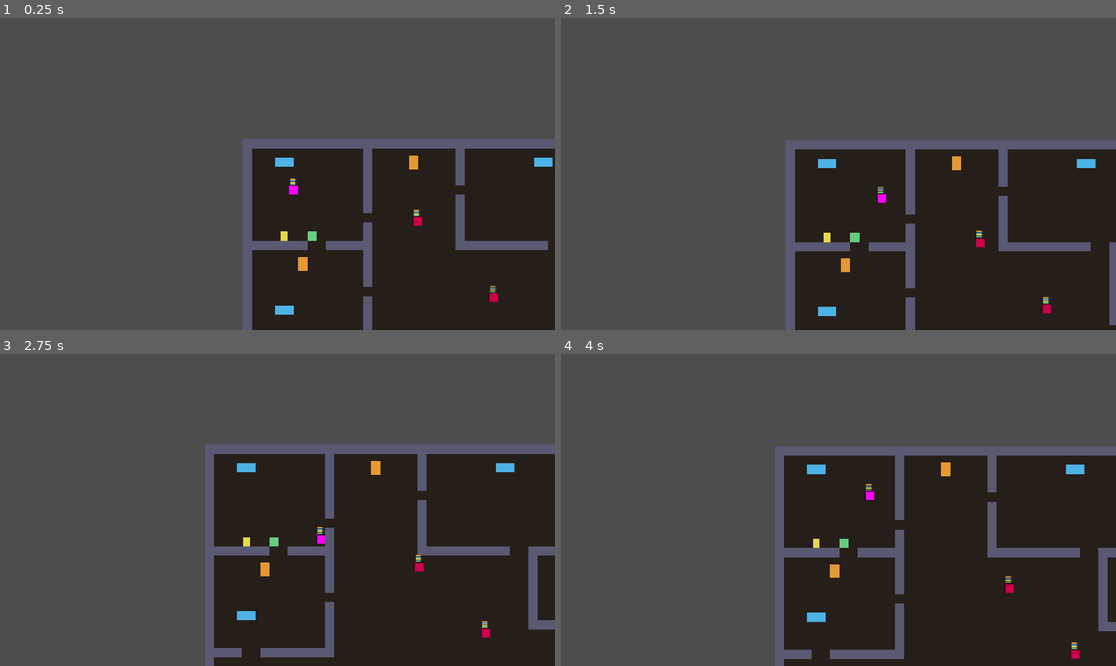
Above: before the commit, frames 1-4 (two rows, left to right).
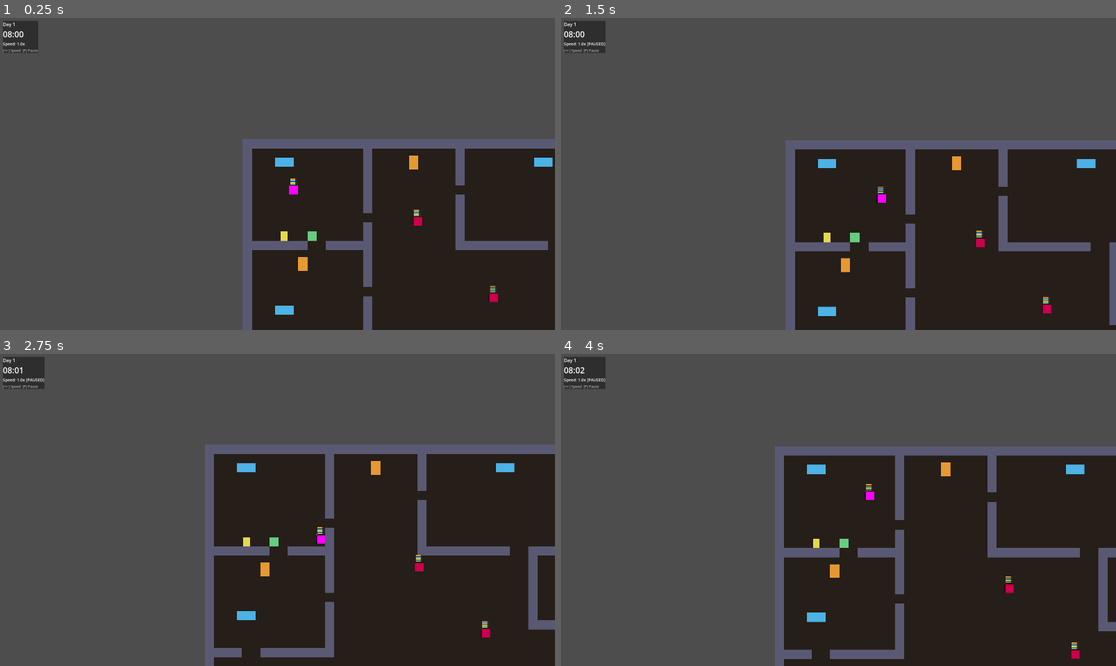
Above: after the commit, the same moments.

Repository: NikkiKoole/simgodot
Game: Godot game, scene res://scenes/main.tscn
The game is run twice, just before and just after one commit, with the same random seed, the same clock (stepped at 60 frames per second) and the same inputs.
Inputs:
- Up to frame 1 (0.25 s): no input
- Up to frame 2 (1.5 s): tap Enter at 0.5 s; hold D (move_right) 0.53-1.28 s; tap P at 0.6 s; hold S (move_down) from 1.28 s (still down); tap E (interact) at 1.35 s
- Up to frame 3 (2.75 s): tap P at 1.55, 2.1 s; release S (move_down) at 2.03 s; hold D (move_right) from 2.03 s (still down)
- Up to frame 4 (4 s): release D (move_right) at 2.78 s; hold W (move_up) 2.78-3.53 s; tap P at 2.85, 3.8 s; hold A (move_left) from 3.53 s (still down); tap E (interact) at 3.6 s

The runs differ from the first frame. In frame 1, 0.6% of the frame differs, in the area x 0-7%, y 0-12%; in frame 2, 0.7%; in frame 3, 0.7%, in the area x 0-9%, y 0-12%; in frame 4, 0.7%.

Commit message:
Add game clock system for controllable time speed
- Add GameClock class with day/hour/minute tracking and speed control
- Add ClockUI with visual time display (+/- to change speed, P to pause)
- Update Motive decay rates to use game minutes instead of real seconds
- Integrate game clock into Player and NPC for motive updates
- Motive fulfillment from objects now uses game time

Diff:
--- /dev/null
+++ b/scripts/clock_ui.gd
@@ -0,0 +1,77 @@
+class_name ClockUI
+extends CanvasLayer
+
+## Visual clock display and speed controls
+
+var game_clock: GameClock
+var time_label: Label
+var day_label: Label
+var speed_label: Label
+
+const SPEEDS := [0.5, 1.0, 2.0, 5.0, 10.0]
+var current_speed_index: int = 1  # Start at 1.0x
+
+func _ready() -> void:
+	# Create UI container
+	var panel := PanelContainer.new()
+	panel.position = Vector2(10, 10)
+	add_child(panel)
+
+	var vbox := VBoxContainer.new()
+	panel.add_child(vbox)
+
+	# Day label
+	day_label = Label.new()
+	day_label.text = "Day 1"
+	day_label.add_theme_font_size_override("font_size", 16)
+	vbox.add_child(day_label)
+
+	# Time label
+	time_label = Label.new()
+	time_label.text = "08:00"
+	time_label.add_theme_font_size_override("font_size", 28)
+	vbox.add_child(time_label)
+
+	# Speed label
+	speed_label = Label.new()
+	speed_label.text = "Speed: 1.0x"
+	speed_label.add_theme_font_size_override("font_size", 14)
+	vbox.add_child(speed_label)
+
+	# Instructions
+	var help_label := Label.new()
+	help_label.text = "[+/-] Speed  [P] Pause"
+	help_label.add_theme_font_size_override("font_size", 12)
+	help_label.modulate = Color(0.7, 0.7, 0.7)
+	vbox.add_child(help_label)
+
+func _process(_delta: float) -> void:
+	if game_clock == null:
+		return
+
+	time_label.text = game_clock.get_time_string()
+	day_label.text = "Day " + str(game_clock.day)
+
+	var speed_text := "Speed: " + str(game_clock.speed_multiplier) + "x"
+	if game_clock.is_paused:
+		speed_text += " [PAUSED]"
+	speed_label.text = speed_text
+
+func _unhandled_input(event: InputEvent) -> void:
+	if game_clock == null:
+		return
+
+	if event.is_action_pressed("ui_pause") or (event is InputEventKey and event.pressed and event.keycode == KEY_P):
+		game_clock.set_paused(not game_clock.is_paused)
+
+	# Speed up with + or =
+	if event is InputEventKey and event.pressed:
+		if event.keycode == KEY_EQUAL or event.keycode == KEY_KP_ADD:
+			current_speed_index = mini(current_speed_index + 1, SPEEDS.size() - 1)
+			game_clock.set_speed(SPEEDS[current_speed_index])
+		elif event.keycode == KEY_MINUS or event.keycode == KEY_KP_SUBTRACT:
+			current_speed_index = maxi(current_speed_index - 1, 0)
+			game_clock.set_speed(SPEEDS[current_speed_index])
+
+func set_game_clock(clock: GameClock) -> void:
+	game_clock = clock
--- /dev/null
+++ b/scripts/game_clock.gd
@@ -0,0 +1,114 @@
+class_name GameClock
+extends Node
+
+## Game clock system - controls the flow of time in the game
+## Inspired by The Sims where time moves in ~2 minute increments
+
+signal minute_passed(hour: int, minute: int)
+signal hour_passed(hour: int)
+signal day_passed(day: int)
+
+## How many real seconds = 1 game minute
+## Default: 1 real second = 1 game minute (so 1 real minute = 1 game hour)
+## Set lower for faster time, higher for slower
+@export var real_seconds_per_game_minute: float = 1.0
+
+## Current game time
+var day: int = 1
+var hour: int = 8  # Start at 8 AM
+var minute: int = 0
+
+## Time accumulator
+var time_accumulator: float = 0.0
+
+## Pause state
+var is_paused: bool = false
+
+## Speed multiplier (for fast-forward)
+var speed_multiplier: float = 1.0
+
+func _ready() -> void:
+	print("[GameClock] Started at Day ", day, ", ", _format_time())
+
+func _process(delta: float) -> void:
+	if is_paused:
+		return
+
+	time_accumulator += delta * speed_multiplier
+
+	# Check if a game minute has passed
+	while time_accumulator >= real_seconds_per_game_minute:
+		time_accumulator -= real_seconds_per_game_minute
+		_advance_minute()
+
+func _advance_minute() -> void:
+	minute += 1
+
+	if minute >= 60:
+		minute = 0
+		_advance_hour()
+
+	minute_passed.emit(hour, minute)
+
+func _advance_hour() -> void:
+	hour += 1
+
+	if hour >= 24:
+		hour = 0
+		_advance_day()
+
+	hour_passed.emit(hour)
+	print("[GameClock] ", _format_time())
+
+func _advance_day() -> void:
+	day += 1
+	day_passed.emit(day)
+	print("[GameClock] Day ", day, " started")
+
+## Get total minutes elapsed today (0-1439)
+func get_total_minutes_today() -> int:
+	return hour * 60 + minute
+
+## Get total game minutes elapsed since start
+func get_total_game_minutes() -> int:
+	return (day - 1) * 1440 + get_total_minutes_today()
+
+## Get time as a formatted string (e.g., "08:30")
+func get_time_string() -> String:
+	return _format_time()
+
+## Get time with AM/PM (e.g., "8:30 AM")
+func get_time_string_12h() -> String:
+	var h := hour % 12
+	if h == 0:
+		h = 12
+	var ampm := "AM" if hour < 12 else "PM"
+	return "%d:%02d %s" % [h, minute, ampm]
+
+func _format_time() -> String:
+	return "%02d:%02d" % [hour, minute]
+
+## Set the time speed
+## 1.0 = normal, 2.0 = double speed, 0.5 = half speed
+func set_speed(multiplier: float) -> void:
+	speed_multiplier = maxf(0.0, multiplier)
+	print("[GameClock] Speed set to ", speed_multiplier, "x")
+
+## Pause/unpause the clock
+func set_paused(paused: bool) -> void:
+	is_paused = paused
+	print("[GameClock] ", "Paused" if paused else "Resumed")
+
+## Set time directly
+func set_time(new_hour: int, new_minute: int = 0) -> void:
+	hour = clampi(new_hour, 0, 23)
+	minute = clampi(new_minute, 0, 59)
+	print("[GameClock] Time set to ", _format_time())
+
+## Get delta time scaled by game speed (for motive updates)
+func get_game_delta(real_delta: float) -> float:
+	if is_paused:
+		return 0.0
+	# Convert real delta to game minutes
+	# If 1 real second = 1 game minute, then real_delta seconds = real_delta game minutes
+	return (real_delta / real_seconds_per_game_minute) * speed_multiplier
--- a/scripts/level.gd
+++ b/scripts/level.gd
@@ -99,8 +99,18 @@
 var map_height: int = 0
 var astar: AStarGrid2D
 var all_objects: Array[InteractableObject] = []
+var game_clock: GameClock
 
 func _ready() -> void:
+	# Create game clock
+	game_clock = GameClock.new()
+	add_child(game_clock)
+
+	# Create clock UI
+	var clock_ui := ClockUI.new()
+	clock_ui.set_game_clock(game_clock)
+	add_child(clock_ui)
+
 	# Create reusable collision shape
 	wall_shape = RectangleShape2D.new()
 	wall_shape.size = Vector2(TILE_SIZE, TILE_SIZE)
@@ -108,6 +118,9 @@
 	_parse_and_build_world()
 	_setup_astar()
 	_spawn_npcs()
+
+	# Give player reference to game clock
+	player.set_game_clock(game_clock)
 
 func _parse_and_build_world() -> void:
 	var lines := WORLD_MAP.strip_edges().split("\n")
@@ -221,6 +234,7 @@
 		npc.set_walkable_positions(walkable_positions)
 		npc.set_astar(astar)
 		npc.set_available_objects(all_objects)
+		npc.set_game_clock(game_clock)
 
 		add_child(npc)
 
--- a/scripts/motive.gd
+++ b/scripts/motive.gd
@@ -4,6 +4,7 @@
 ## Motive system inspired by The Sims
 ## Each motive ranges from -100 to +100
 ## Negative values indicate urgent need, positive values indicate satisfaction
+## Decay is calculated per GAME MINUTE, not real seconds
 
 signal value_changed(motive_type: MotiveType, new_value: float)
 signal critical_level(motive_type: MotiveType)  # Fired when value hits min
@@ -26,17 +27,21 @@
 const MAX_VALUE := 100.0
 const CRITICAL_THRESHOLD := -50.0  # When motive becomes urgent
 
-## Decay rates per second (how fast each motive decreases)
-## Tuned so: Hunger ~4hrs, Energy ~16hrs, Bladder ~6hrs, Hygiene ~12hrs
-const DECAY_RATES := {
-	MotiveType.HUNGER: 0.014,    # ~4 hours to go from 100 to -100
-	MotiveType.ENERGY: 0.0035,   # ~16 hours (a full day awake)
-	MotiveType.BLADDER: 0.0093,  # ~6 hours
-	MotiveType.HYGIENE: 0.0046,  # ~12 hours
+## Decay rates per GAME MINUTE (how fast each motive decreases)
+## 200 points total range (-100 to +100)
+## Hunger: 200 points / 240 minutes (4 hours) = 0.833 per minute
+## Energy: 200 points / 960 minutes (16 hours) = 0.208 per minute
+## Bladder: 200 points / 360 minutes (6 hours) = 0.556 per minute
+## Hygiene: 200 points / 720 minutes (12 hours) = 0.278 per minute
+const DECAY_RATES_PER_MINUTE := {
+	MotiveType.HUNGER: 0.833,    # ~4 hours to go from 100 to -100
+	MotiveType.ENERGY: 0.208,    # ~16 hours (a full day awake)
+	MotiveType.BLADDER: 0.556,   # ~6 hours
+	MotiveType.HYGIENE: 0.278,   # ~12 hours
 	# Inactive motives - defined but set to 0 decay
-	MotiveType.FUN: 0.0,         # Would be ~0.011 (~5 hours)
-	MotiveType.SOCIAL: 0.0,      # Would be ~0.0046 (~12 hours)
-	MotiveType.COMFORT: 0.0,     # Would be ~0.023 (~2.5 hours standing)
+	MotiveType.FUN: 0.0,         # Would be ~0.667 (~5 hours)
+	MotiveType.SOCIAL: 0.0,      # Would be ~0.278 (~12 hours)
+	MotiveType.COMFORT: 0.0,     # Would be ~1.333 (~2.5 hours standing)
 	MotiveType.ROOM: 0.0         # Environment-based, not time-based
 }
 
@@ -57,12 +62,12 @@
 	for motive_type in MotiveType.values():
 		values[motive_type] = 50.0  # Start at neutral-positive
 
-## Call this every frame with delta time
-func update(delta: float) -> void:
+## Call this every frame with game_minutes_delta (from GameClock.get_game_delta)
+func update(game_minutes_delta: float) -> void:
 	for motive_type in ACTIVE_MOTIVES:
-		var decay_rate: float = DECAY_RATES[motive_type]
+		var decay_rate: float = DECAY_RATES_PER_MINUTE[motive_type]
 		if decay_rate > 0:
-			_decay_motive(motive_type, decay_rate * delta)
+			_decay_motive(motive_type, decay_rate * game_minutes_delta)
 
 func _decay_motive(motive_type: MotiveType, amount: float) -> void:
 	var old_value: float = values[motive_type]
@@ -83,6 +88,7 @@
 			print("[", owner_name, "] DEPLETED: ", get_motive_name(motive_type), " has hit rock bottom!")
 
 ## Increase a motive value (when fulfilled by an object)
+## amount is per game minute of use
 func fulfill(motive_type: MotiveType, amount: float) -> void:
 	var old_value: float = values[motive_type]
 	var new_value: float = clampf(old_value + amount, MIN_VALUE, MAX_VALUE)
@@ -90,7 +96,6 @@
 	if new_value != old_value:
 		values[motive_type] = new_value
 		value_changed.emit(motive_type, new_value)
-		print("[", owner_name, "] ", get_motive_name(motive_type), ": ", snapped(old_value, 0.1), " -> ", snapped(new_value, 0.1))
 
 ## Get the current value of a motive
 func get_value(motive_type: MotiveType) -> float:
--- a/scripts/npc.gd
+++ b/scripts/npc.gd
@@ -30,6 +30,9 @@
 var target_object: InteractableObject = null
 var object_use_timer: float = 0.0
 
+# Game clock reference
+var game_clock: GameClock
+
 func _ready() -> void:
 	npc_id = npc_counter
 	npc_counter += 1
@@ -57,8 +60,13 @@
 	if not is_initialized:
 		return
 
-	# Update motives
-	motives.update(delta)
+	# Calculate game time delta for motive updates
+	var game_delta := delta
+	if game_clock != null:
+		game_delta = game_clock.get_game_delta(delta)
+
+	# Update motives using game time
+	motives.update(game_delta)
 
 	match current_state:
 		State.IDLE:
@@ -73,7 +81,7 @@
 				current_state = State.IDLE
 
 		State.USING_OBJECT:
-			_use_object(delta)
+			_use_object(delta, game_delta)
 
 func _follow_path(_delta: float) -> void:
 	if path_index >= current_path.size():
@@ -196,16 +204,17 @@
 	current_state = State.USING_OBJECT
 	velocity = Vector2.ZERO
 
-func _use_object(delta: float) -> void:
+func _use_object(delta: float, game_delta: float) -> void:
 	if target_object == null:
 		current_state = State.IDLE
 		return
 
-	# Fulfill motives while using object
+	# Fulfill motives while using object (uses game time)
 	for motive_type in target_object.advertisements:
 		var rate: float = target_object.get_fulfillment_rate(motive_type)
-		motives.fulfill(motive_type, rate * delta)
-
+		motives.fulfill(motive_type, rate * game_delta)
+
+	# Object use timer runs on real time (actual animation/action duration)
 	object_use_timer -= delta
 	if object_use_timer <= 0.0:
 		_stop_using_object()
@@ -252,6 +261,9 @@
 	astar = astar_ref
 	print("[NPC ", npc_id, "] AStar set")
 
+func set_game_clock(clock: GameClock) -> void:
+	game_clock = clock
+
 # For interaction with objects via collision
 func can_interact_with_object(_obj: InteractableObject) -> bool:
 	return true
--- a/scripts/player.gd
+++ b/scripts/player.gd
@@ -9,6 +9,7 @@
 
 # Motive system
 var motives: Motive
+var game_clock: GameClock
 
 # Object interaction
 var nearby_objects: Array[InteractableObject] = []
@@ -27,20 +28,16 @@
 	motive_bars.set_motives(motives)
 	add_child(motive_bars)
 
-	# Debug print motives every 10 seconds
-	var timer := Timer.new()
-	timer.wait_time = 10.0
-	timer.autostart = true
-	timer.timeout.connect(_debug_print_motives)
-	add_child(timer)
-
 func _physics_process(delta: float) -> void:
-	# Update motives
-	motives.update(delta)
+	# Update motives using game time
+	var game_delta := delta
+	if game_clock != null:
+		game_delta = game_clock.get_game_delta(delta)
+	motives.update(game_delta)
 
 	# Handle object interaction
 	if is_using_object:
-		_use_object(delta)
+		_use_object(delta, game_delta)
 		return
 
 	# Check for interaction input
@@ -89,21 +86,22 @@
 
 	current_object = closest
 	is_using_object = true
-	object_use_timer = closest.use_duration
+	object_use_timer = closest.use_duration  # This is in game minutes
 	velocity = Vector2.ZERO
 	print("[Player] Started using ", closest.get_object_name())
 
-func _use_object(delta: float) -> void:
+func _use_object(real_delta: float, game_delta: float) -> void:
 	if current_object == null:
 		is_using_object = false
 		return
 
-	# Fulfill motives while using object
+	# Fulfill motives while using object (using game time)
 	for motive_type in current_object.advertisements:
 		var rate: float = current_object.get_fulfillment_rate(motive_type)
-		motives.fulfill(motive_type, rate * delta)
+		motives.fulfill(motive_type, rate * game_delta)
 
-	object_use_timer -= delta
+	# Timer counts down in game minutes
+	object_use_timer -= game_delta
 
 	# Allow canceling with movement or interaction
 	if Input.is_action_just_pressed("interact") or _has_movement_input():
@@ -138,8 +136,8 @@
 		Motive.MotiveType.HYGIENE: return "shower"
 		_: return "object"
 
-func _debug_print_motives() -> void:
-	motives.debug_print()
+func set_game_clock(clock: GameClock) -> void:
+	game_clock = clock
 
 # For interaction with objects via collision
 func can_interact_with_object(_obj: InteractableObject) -> bool:
Not shown, added: scripts/clock_ui.gd.uid
Not shown, added: scripts/game_clock.gd.uid
